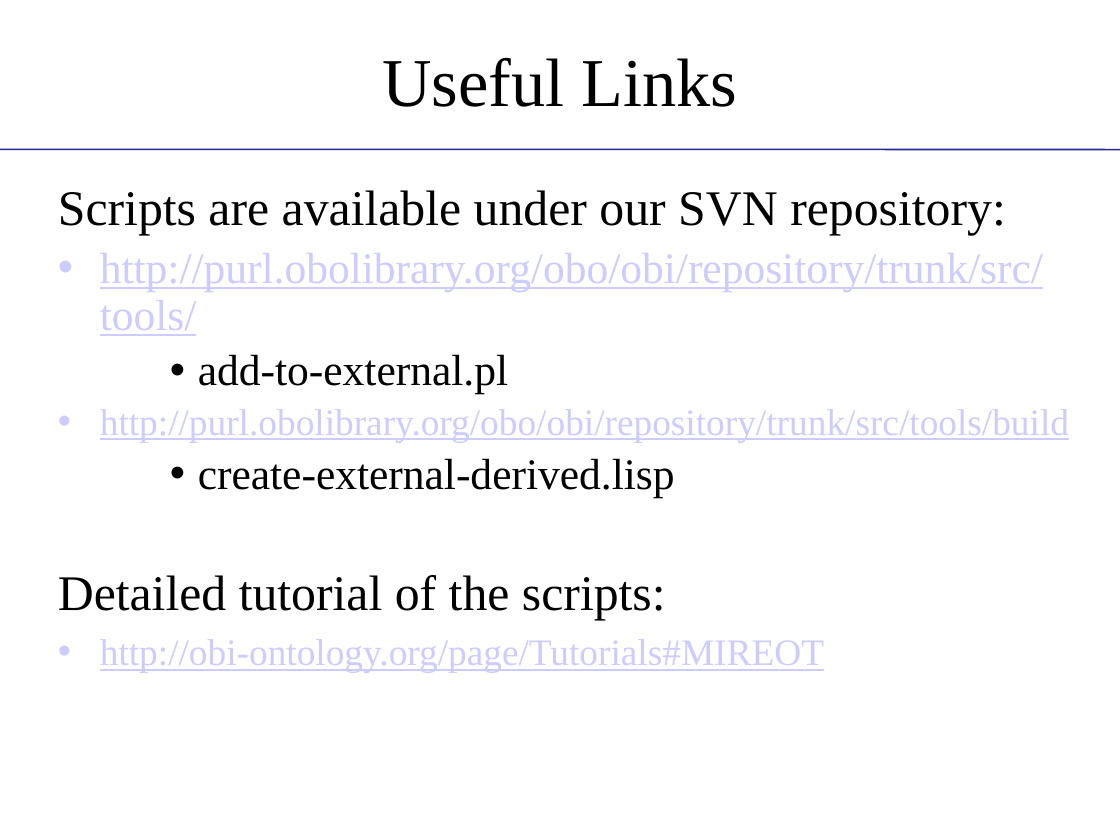
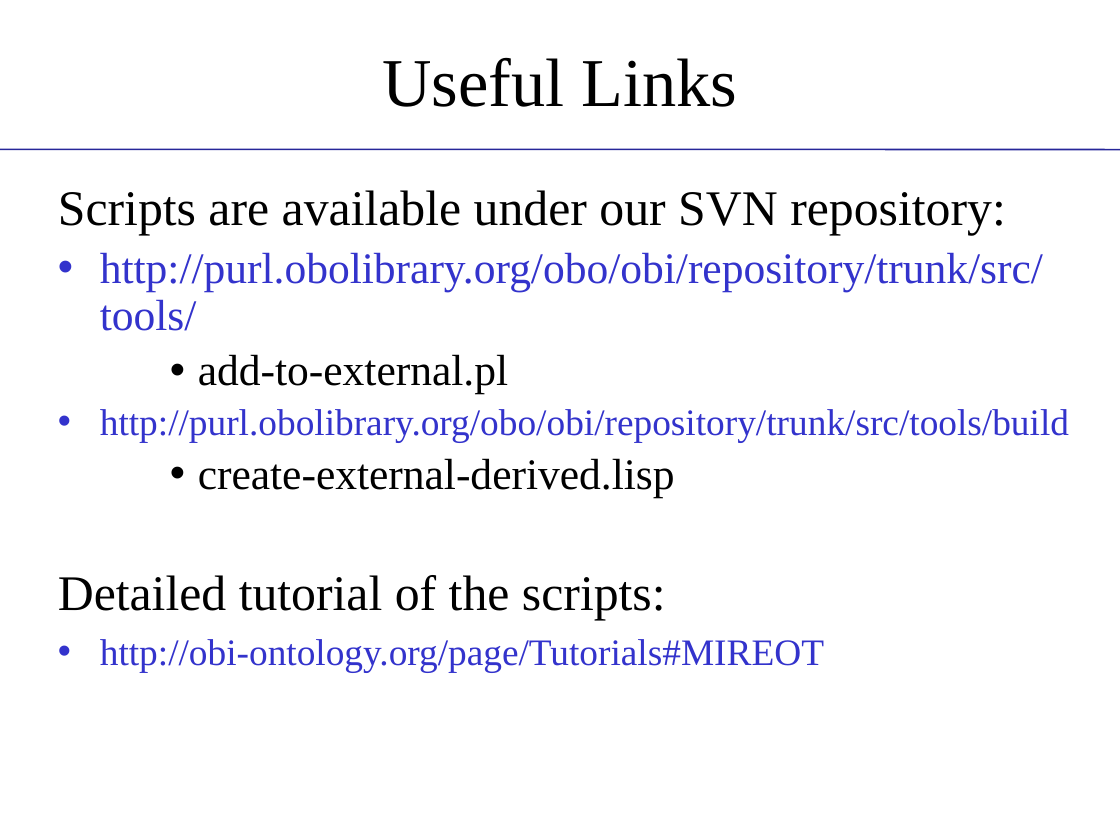
Before and after one commit to obi-ontology/obi-legacy-svn, a slide deck: slide 8 of trunk/docs/presentations/OBI tutorial July 2011 ICBO/MIREOT-View.pptx. Drawn at 1120x840 pixels with LibreOffice and Linux fonts; fonts in the diff are those of the drawing; background and template pictures are left out. Boxes give left, top, right and bottom in pixels: in the first picture for what was removed or moved away, otherwise in the second. Text is boxed around its words. In the diff, an @@ line names an element or a change of style, - is before the commit and + after.

```diff
--- a/trunk/docs/presentations/OBI tutorial July 2011 ICBO/MIREOT-View.pptx
+++ b/trunk/docs/presentations/OBI tutorial July 2011 ICBO/MIREOT-View.pptx
@@ text at <box>100,252,1069,672</box>: text colour #CCCCFF to #3333CC, underline off in "http://purl.obolibrary.org/obo/obi/repository/trunk/src/tool ...", "http://purl.obolibrary.org/obo/obi/repository/trunk/src/tool ...", "http://obi-ontology.org/page/Tutorials#MIREOT" @@
```
Also in this commit, not shown: 9 other slides changed.
